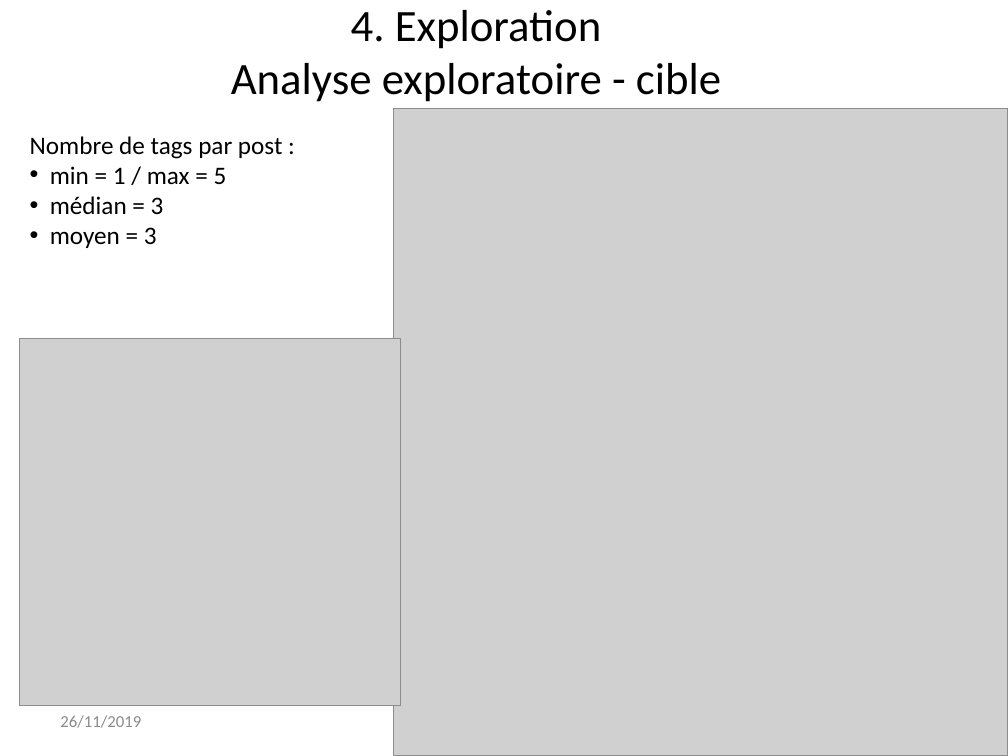
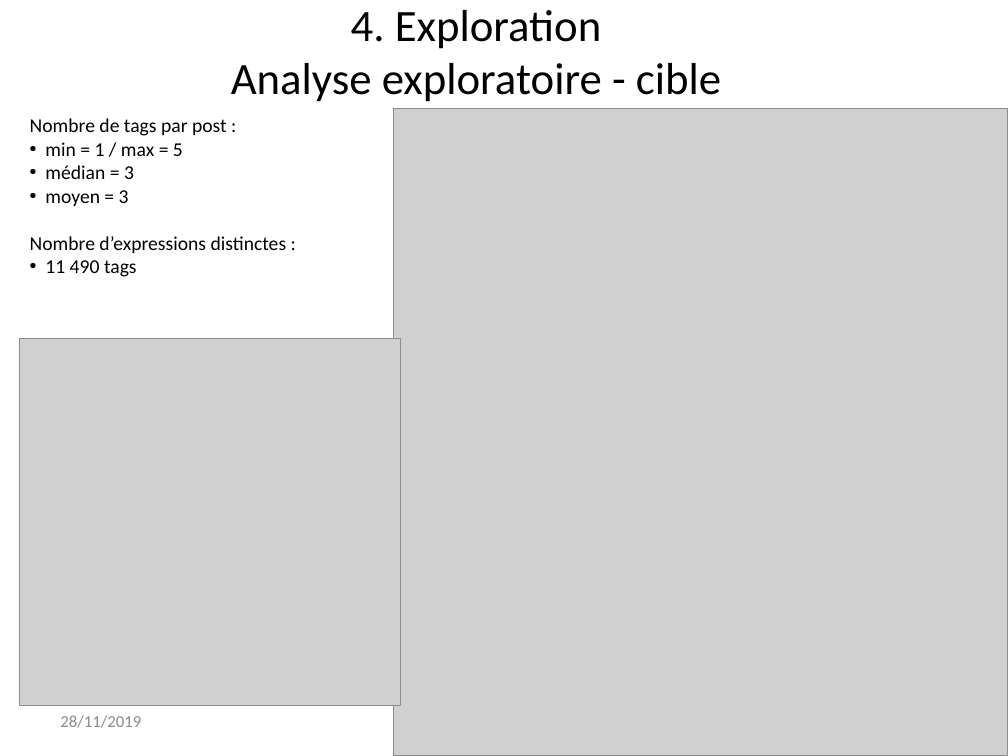
Before and after one commit to Lenka-St/Projet5, a slide deck: slide 12 of Projet 5 - Catégorisez automatiquement des questions.pptx (slide 10 before the commit). Drawn at 1008x756 pixels with LibreOffice and Linux fonts; fonts in the diff are those of the drawing; grey boxes stand for pictures. Boxes give left, top, right and bottom in pixels: in the first picture for what was removed or moved away, otherwise in the second. Text is boxed around its words. In the diff, an @@ line names an element or a change of style, - is before the commit and + after.

```diff
--- a/Projet 5 - Catégorisez automatiquement des questions.pptx
+++ b/Projet 5 - Catégorisez automatiquement des questions.pptx
@@ text "Nombre de tags par post ...": place and size @@
-text "Nombre de tags par post ..." at (30,136,283,248)
+text "Nombre de tags par post ..." at (30,118,287,277)
@@ text at (30,118,227,206): size 18 to 14 pt in "Nombre de tags par post :", "min = 1 / max = 5", "médian = 3", "moyen = 3" @@
@@ text at (30,236,287,277): paragraphs added @@
+Nombre d’expressions distinctes :
+• 11 490 tags
@@ text at (60,715,141,728): text changed @@
-26/11/2019
+28/11/2019
```
Also in this commit, not shown: 16 other slides changed, 8 slides added, 1 slide removed.
